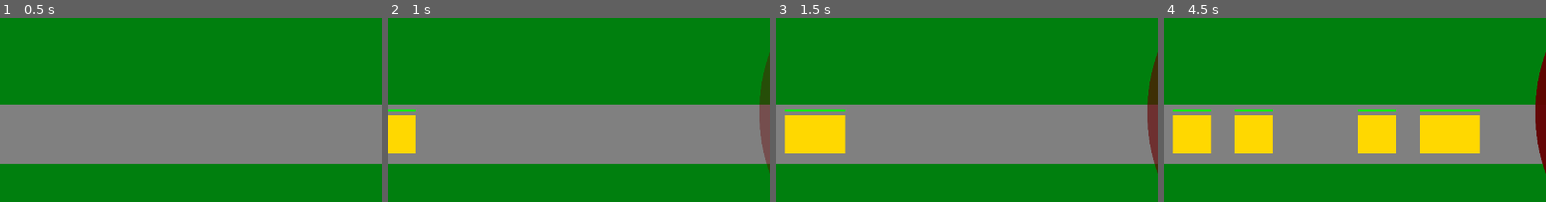
Above: before the commit, frames 1-4 (left to right).
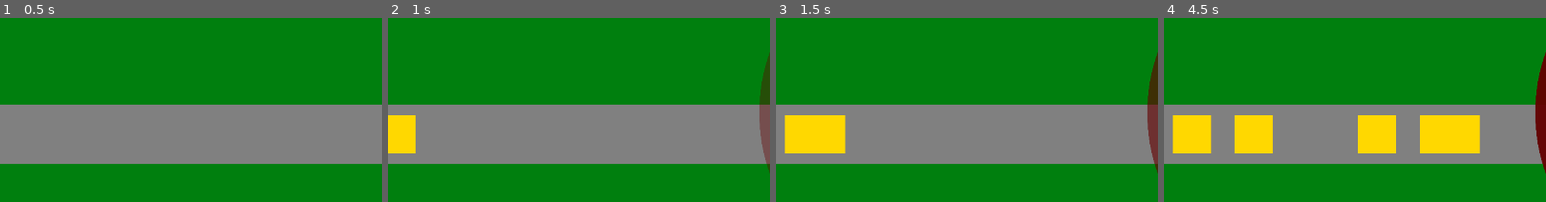
Above: after the commit, the same moments.

Repository: phrasmotica/godot-tower-defence
Game: Godot game, scene res://scenes/game.tscn
Two runs of this game, one before a commit and one after it. Both use one fixed random seed, a clock stepped at 60 frames per second and the inputs below.
Inputs (mouse positions are % of the whole screen's width and height, from its top left):
- Up to frame 1 (0.5 s): no input
- Up to frame 2 (1 s): tap Enter (ui_accept) at 0.5, 0.77 s; move the mouse to (72, 50) at 0.52 s; hold U (tower_upgrade) from 0.53 s (still down); tap 1 (tower_1) at 0.6 s; click (72, 50) at 0.67 s
- Up to frame 3 (1.5 s): move the mouse to (72, 50) at 1.27 s; release U (tower_upgrade) at 1.28 s; tap 1 (tower_1) at 1.35 s; click (72, 50) at 1.42 s
- Up to frame 4 (4.5 s): tap Enter (ui_accept) at 1.52, 3.02, 3.77 s; hold U (tower_upgrade) 2.03-3.53 s; tap 1 (tower_1) every 0.75 s from 2.1 to 4.35 s; click (72, 50) at 2.17 s; click (72, 50) at 2.92 s; click (72, 50) at 3.67 s; click (72, 50) at 4.42 s
The pictures show only the part of the screen within x 0-50%, y 24-74%; the shares and areas given below are measured in that part.

Frame 1 is identical in both runs. In frame 2, less than 0.1% of the frame differs, in the area x 0-8%, y 49-51%; in frame 3, 0.2%; in frame 4, 0.5%, in the area x 2-83%, y 49-51%.

Commit message:
Peek enemy health bar only after it's just been hit

Diff:
--- a/scenes/enemy_1.tscn
+++ b/scenes/enemy_1.tscn
@@ -23,6 +23,32 @@
 [sub_resource type="RectangleShape2D" id="RectangleShape2D_8qu8x"]
 size = Vector2(64, 64)
 
+[sub_resource type="Animation" id="Animation_vscsi"]
+resource_name = "peek_health"
+length = 2.0
+tracks/0/type = "method"
+tracks/0/imported = false
+tracks/0/enabled = true
+tracks/0/path = NodePath("HealthBar")
+tracks/0/interp = 1
+tracks/0/loop_wrap = true
+tracks/0/keys = {
+"times": PackedFloat32Array(0, 2),
+"transitions": PackedFloat32Array(1, 1),
+"values": [{
+"args": [],
+"method": &"show"
+}, {
+"args": [],
+"method": &"hide"
+}]
+}
+
+[sub_resource type="AnimationLibrary" id="AnimationLibrary_c4ujo"]
+_data = {
+"peek_health": SubResource("Animation_vscsi")
+}
+
 [node name="Enemy1" type="PathFollow2D"]
 loop = false
 script = ExtResource("1_mx3jq")
@@ -44,4 +70,9 @@
 [node name="Collider" type="CollisionShape2D" parent="CollisionArea"]
 shape = SubResource("RectangleShape2D_8qu8x")
 
+[node name="AnimationPlayer" type="AnimationPlayer" parent="."]
+libraries = {
+"": SubResource("AnimationLibrary_c4ujo")
+}
+
 [connection signal="body_entered" from="CollisionArea" to="." method="_on_collision_area_body_entered"]
--- a/scripts/enemy.gd
+++ b/scripts/enemy.gd
@@ -5,6 +5,7 @@
 
 @onready var health_bar: HealthBar = $HealthBar
 @onready var stats: EnemyStats = $Stats
+@onready var animation_player: AnimationPlayer = $AnimationPlayer
 
 signal hit(body:Node2D)
 signal die(enemy: Enemy)
@@ -12,6 +13,7 @@
 
 func _ready():
 	health_bar.set_max_health(stats.starting_health)
+	health_bar.hide()
 
 func _process(delta):
 	move(delta)
@@ -28,6 +30,9 @@
 	var new_health = stats.take_damage(body.damage)
 	health_bar.draw_health(new_health)
 
+	animation_player.stop()
+	animation_player.play("peek_health")
+
 	if new_health <= 0:
 		die.emit(self)
 
Not shown: 1 places in scenes/enemy_1.tscn that only renumber resources
